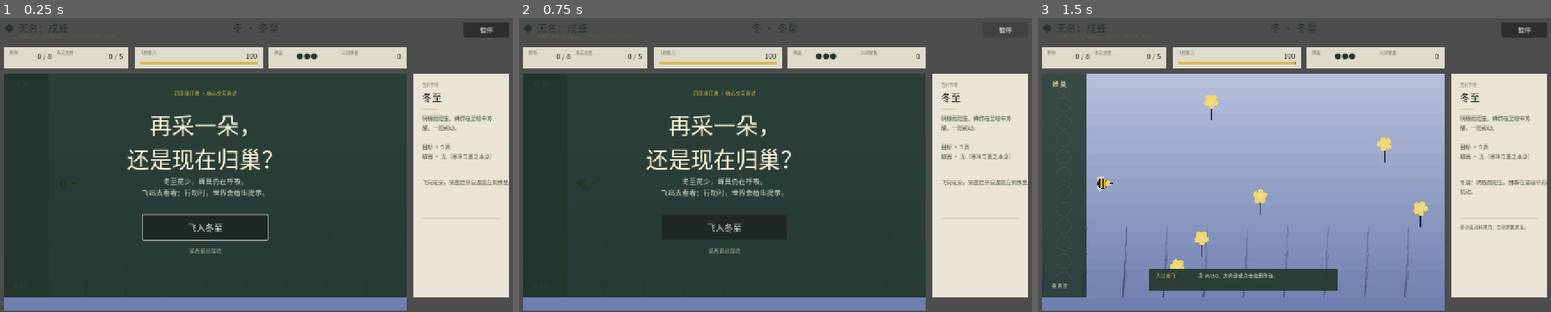
Above: before the commit, frames 1-3 (left to right).
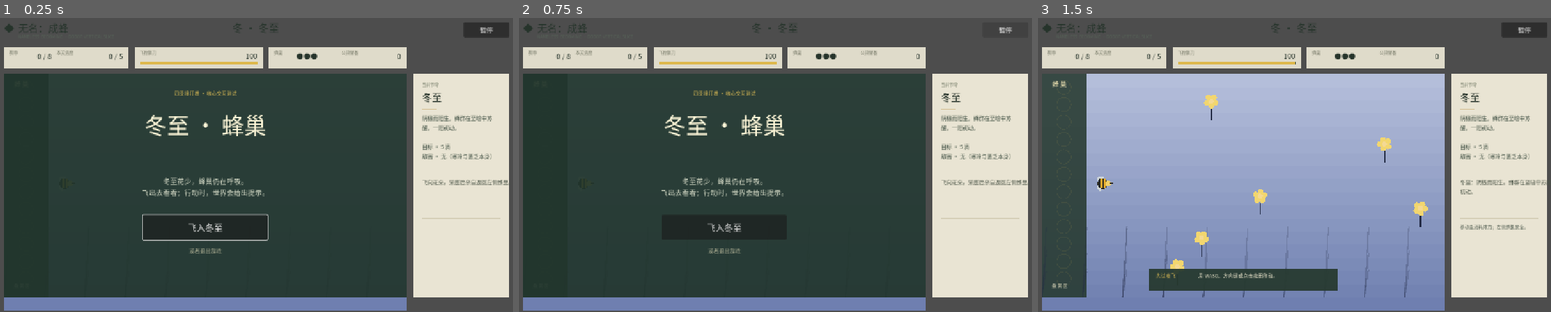
Above: after the commit, the same moments.

Repository: alanthssss/nameless-becoming
Game: Godot game, scene res://main.tscn
Two runs of this game, one before a commit and one after it. Both use one fixed random seed, a clock stepped at 60 frames per second and the inputs below.
Inputs:
- Up to frame 1 (0.25 s): no input
- Up to frame 2 (0.75 s): click "暂停" at 0.5 s
- Up to frame 3 (1.5 s): click "飞入冬至" at 1.25 s

The runs differ from the first frame. In frame 1, 1.8% of the frame differs, in the area x 24-54%, y 32-52%; in frame 2, 1.8%; in frame 3, nothing differs.

Commit message:
feat(feedback): 蜜囊满额条闪+闷音、删除采蜜刷屏文案、intro 标题去尬
文案内化（D 块）第一批，反馈身体化替代文字：

- 蜜囊满额：新增 carry_full_flash_time 携带条红白脉冲 + "full" 闷音 cue，
  飘字只在初次出现（按住采蜜不再每帧刷「蜜囊已满，先归巢。」）
- 采蜜常态刷屏删除：「花香正在变淡。还要继续停留吗？」在每滴采蜜时
  反复飘字——删；采尽仍提示一次（「这朵花已经采尽。」保留为事实告知）
- intro 标题「再采一朵，还是现在归巢？」→「冬至 · 蜂巢」：
  核心张力不再用开场口号宣示，交给携带上限/体力/敌害机制自明

字形：smoke 校验源为 NotoSansCJKsc-ProjectSubset.otf（960 字），
新增文案含注释已用 fontTools 直接对 otf cmap 预检（首/刷/闷/脉/烁/拒/产 缺字规避）。

测试：smoke_test + flow_test 均通过（Godot 4.6.2 headless）。

Diff:
--- a/godot/scripts/main.gd
+++ b/godot/scripts/main.gd
@@ -129,6 +129,8 @@
 var energy_feedback_time := 0.0
 # 代价可见性演出：蜜囊续命时体力条短暂提亮，扣蜂巢命时圆点闪红
 var energy_bar_flash_time := 0.0
+# 蜜囊满额：携带条闪红，替代每帧飘字
+var carry_full_flash_time := 0.0
 var hive_flash_time := 0.0
 var reserve_label: Label
 var season_mechanics
@@ -454,7 +456,7 @@
 	overlay.position = Vector2(34, 146)
 	overlay.size = Vector2(970, 538)
 	ui.add_child(overlay)
-	overlay_title = make_label(overlay, "再采一朵，\n还是现在归巢？", Vector2(150, 82), Vector2(670, 150), 54, Color("fff8d9"))
+	overlay_title = make_label(overlay, "冬至 · 蜂巢", Vector2(150, 82), Vector2(670, 150), 54, Color("fff8d9"))
 	overlay_title.horizontal_alignment = HORIZONTAL_ALIGNMENT_CENTER
 	overlay_body = make_label(overlay, "控制蜜蜂飞向花朵，按住空格采蜜。\n体力耗尽前，带着花蜜返回左侧蜂巢。", Vector2(190, 245), Vector2(590, 78), 17, Color("d8ddc9"))
 	overlay_body.horizontal_alignment = HORIZONTAL_ALIGNMENT_CENTER
@@ -571,7 +573,7 @@
 	phase = "intro"
 	bee.active = false
 	overlay.visible = true
-	overlay_title.text = "再采一朵，\n还是现在归巢？"
+	overlay_title.text = "冬至 · 蜂巢"
 	overlay_body.text = "冬至花少，蜂巢仍在呼吸。\n飞出去看看；行动时，世界会给出提示。"
 	overlay_button.text = "飞入冬至"
 	overlay_button.visible = true
@@ -763,6 +765,7 @@
 	flash = maxf(0.0, flash - delta * 2.5)
 	energy_feedback_time = maxf(0.0, energy_feedback_time - delta)
 	energy_bar_flash_time = maxf(0.0, energy_bar_flash_time - delta)
+	carry_full_flash_time = maxf(0.0, carry_full_flash_time - delta)
 	context_lesson_time = maxf(0.0, context_lesson_time - delta)
 	hive_flash_time = maxf(0.0, hive_flash_time - delta)
 	if phase == "playing":
@@ -824,8 +827,12 @@
 			if harvest_clock >= balance_value("player", "harvest_interval", 0.42) / harvest_multiplier:
 				harvest_clock = 0.0
 				if carried >= int(carry_capacity):
-					# 蜜囊已满：花蜜不扣、花粉不落，避免白白耗掉一朵花
-					message = "蜜囊已满，先归巢。"
+					# 蜜囊已满：花蜜不扣、花粉不落，避免白白耗掉一朵花。
+					# 反馈身体化：条闪红与提示音，飘字只在初次出现（按住不再提示）
+					if carry_full_flash_time <= 0.0:
+						message = "蜜囊已满，先归巢。"
+						sound.play_cue("full")
+					carry_full_flash_time = 0.6
 				else:
 					var flower: Dictionary = flowers[nearby]
 					var ftype := str(flower.get("type", "nectar_bloom"))
@@ -866,8 +873,9 @@
 						message = harvest_msg
 					elif message != msg_before:
 						pass
-					else:
-						message = "花香正在变淡。还要继续停留吗？" if flower.nectar > 0 else "这朵花已经采尽。"
+					elif flower.nectar <= 0:
+						# 采尽只提示一次；采蜜中的常态反馈交给音效与花粉，不再每滴飘字
+						message = "这朵花已经采尽。"
 					last_harvest_index = nearby
 					last_harvest_time = elapsed
 		elif not action_was_harvesting and not action_decoy_fired and action_hold_time >= DECOY_HOLD_THRESHOLD and carried > 0 and not near_enemy:
@@ -1836,6 +1844,12 @@
 	else:
 		term_label.text = "%s · %s" % [data.season, data.name]
 	carried_label.text = "%d / %d" % [carried, int(carry_capacity)]
+	# 蜜囊满额：携带条闪红，飘字只在初次
+	if carry_full_flash_time > 0.0:
+		var carry_pulse := 0.5 + 0.5 * sin(carry_full_flash_time * 24.0)
+		carried_label.modulate = Color("e5604f").lerp(Color.WHITE, carry_pulse)
+	else:
+		carried_label.modulate = Color.WHITE
 	if boss_context:
 		delivered_label.text = "调律 %d / %d" % [int(boss.hits), int(current_boss_data.required_tunings)]
 	else:
--- a/godot/scripts/sound_feedback.gd
+++ b/godot/scripts/sound_feedback.gd
@@ -69,6 +69,7 @@
 		"repel": start_tone(190.0, 0.09, 0.13)
 		"evade": start_tone(410.0, 0.08, 0.10)
 		"decoy": start_tone(540.0, 0.16, 0.09)
+		"full": start_tone(175.0, 0.12, 0.13)
 		"hurt": start_tone(105.0, 0.18, 0.16)
 		"upgrade": start_tone(520.0, 0.28, 0.12)
 		"tune": start_tone(760.0, 0.32, 0.15)
